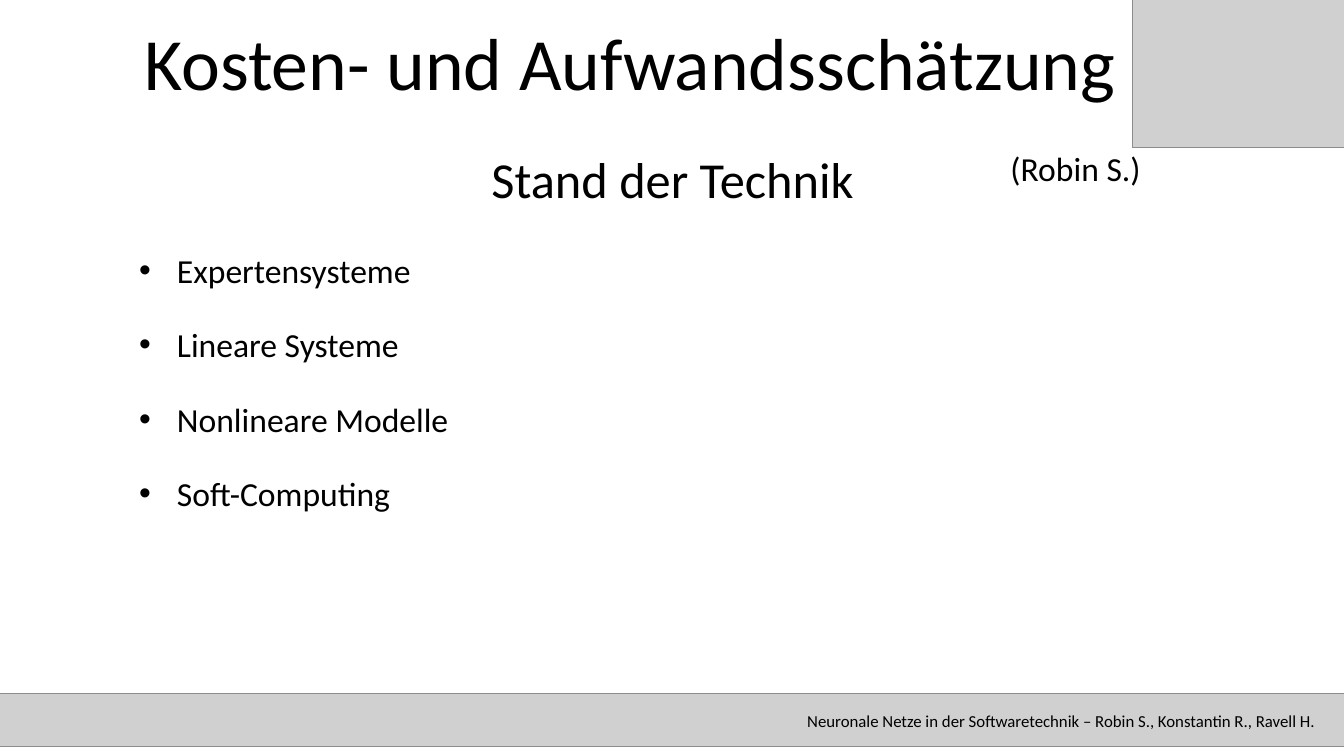
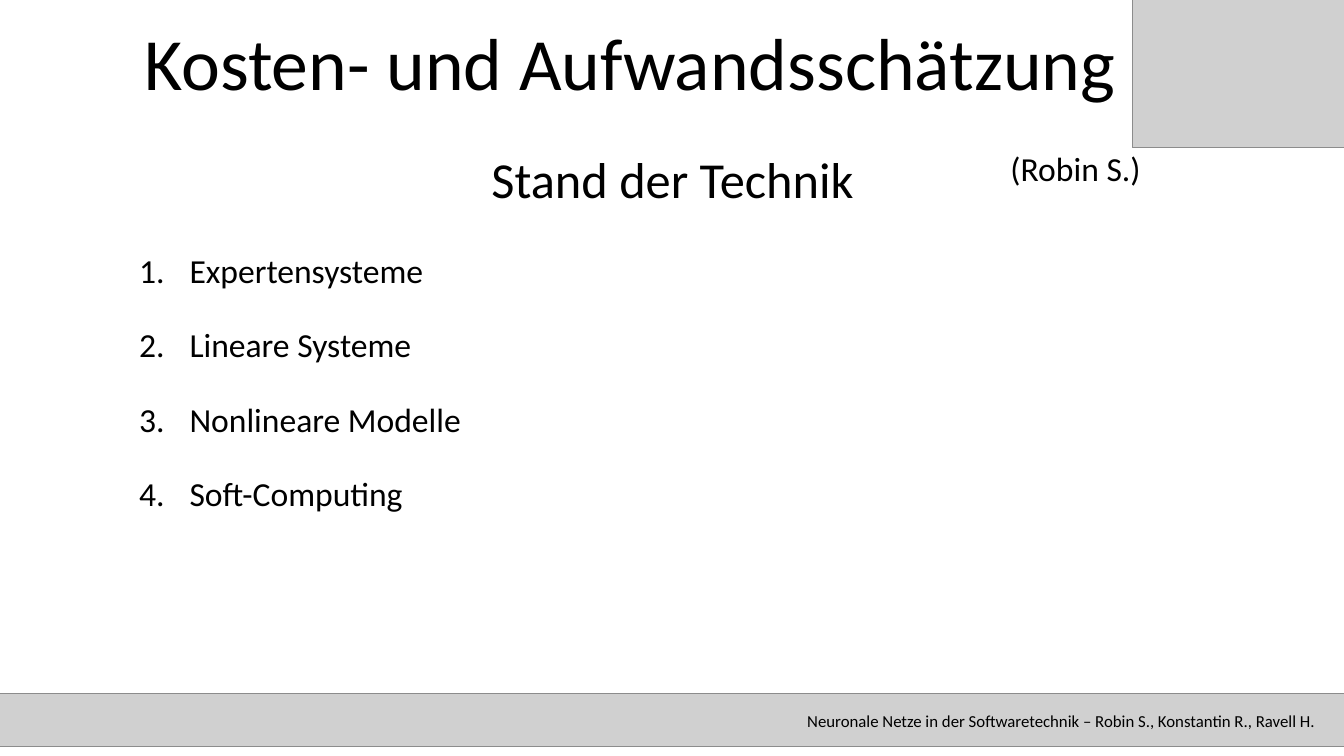
Before and after one commit to RavellHeerdegen/SATElite, a slide deck: slide 20 of SATPräsiMitBezeichnerUndRefs.pptx. Drawn at 1344x756 pixels with LibreOffice and Linux fonts; fonts in the diff are those of the drawing; grey boxes stand for pictures. Boxes give left, top, right and bottom in pixels: in the first picture for what was removed or moved away, otherwise in the second. Text is boxed around its words. In the diff, an @@ line names an element or a change of style, - is before the commit and + after.

```diff
--- a/SATPräsiMitBezeichnerUndRefs.pptx
+++ b/SATPräsiMitBezeichnerUndRefs.pptx
@@ subtitle "Expertensysteme" at (190, 261, 461, 512): bullet • to 1. @@
```
Also in this commit, not shown: 8 other slides changed, 3 slides added, 2 other files.
